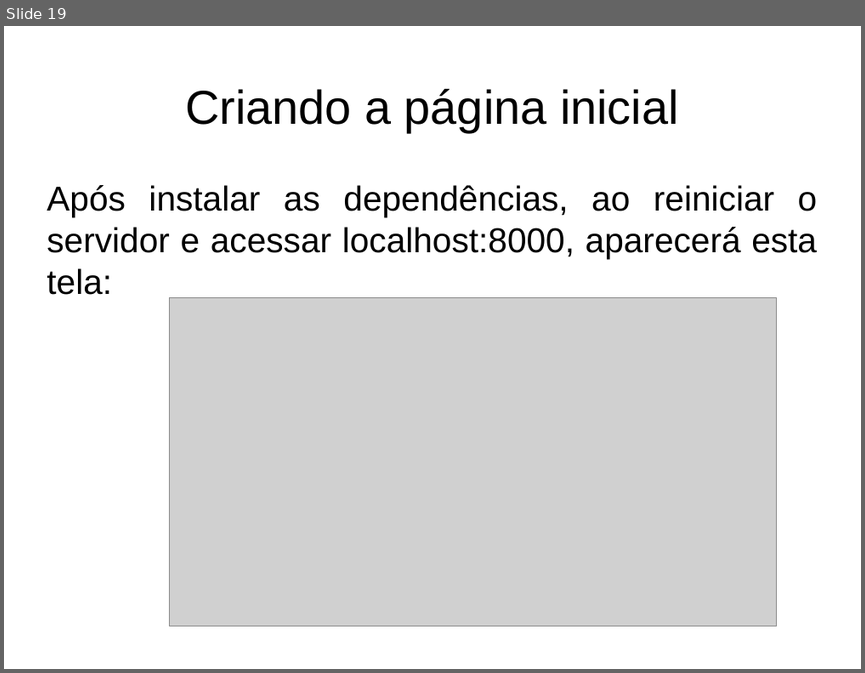
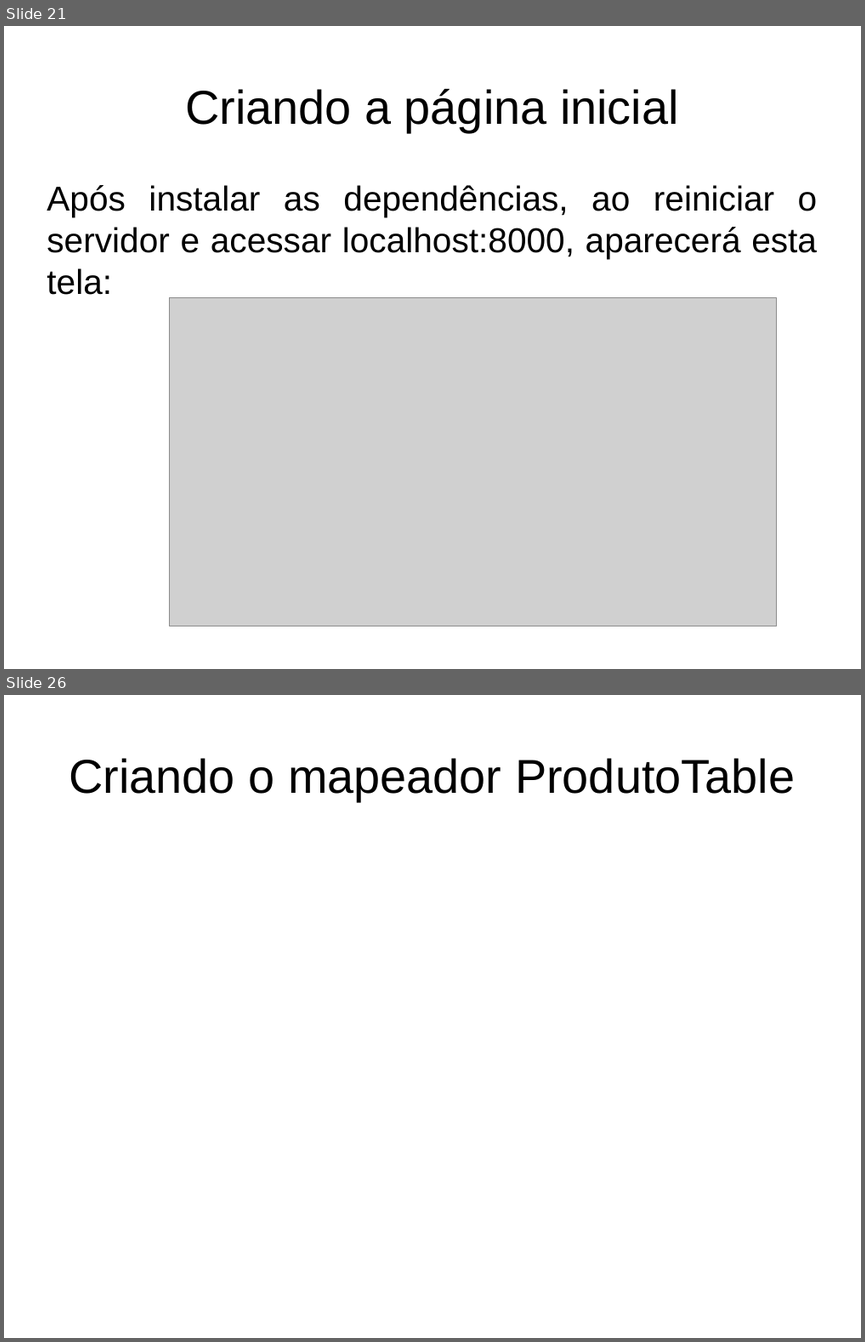
Before and after one commit to fgsl/lojasacme, a slide deck: docs/tutorial.odp. Shown one above the other, each under a label of ours: slide 19 before the commit, slides 21 and 26 after it; the slides between them are not shown. The pictures are 865x673 and 865x1342 pixels, drawn with LibreOffice and Linux fonts; fonts in the diff are those of the drawing; grey boxes stand for pictures. Boxes give left, top, right and bottom in pixels: in the first picture for what was removed or moved away, otherwise in the second. Text is boxed around its words. In the diff, an @@ line names an element or a change of style, - is before the commit and + after.

```diff
--- a/docs/tutorial.odp
+++ b/docs/tutorial.odp
@@ slide 26 added at bbox=[4, 695, 861, 1338], background #FFFFFF @@
@@ title added at bbox=[69, 758, 794, 801], 44 pt, text #000000 @@
+Criando o mapeador ProdutoTable
@@ what was slide 19 is now slide 21 @@
```
Also in this commit, not shown: 12 other slides added, 4 other files.
